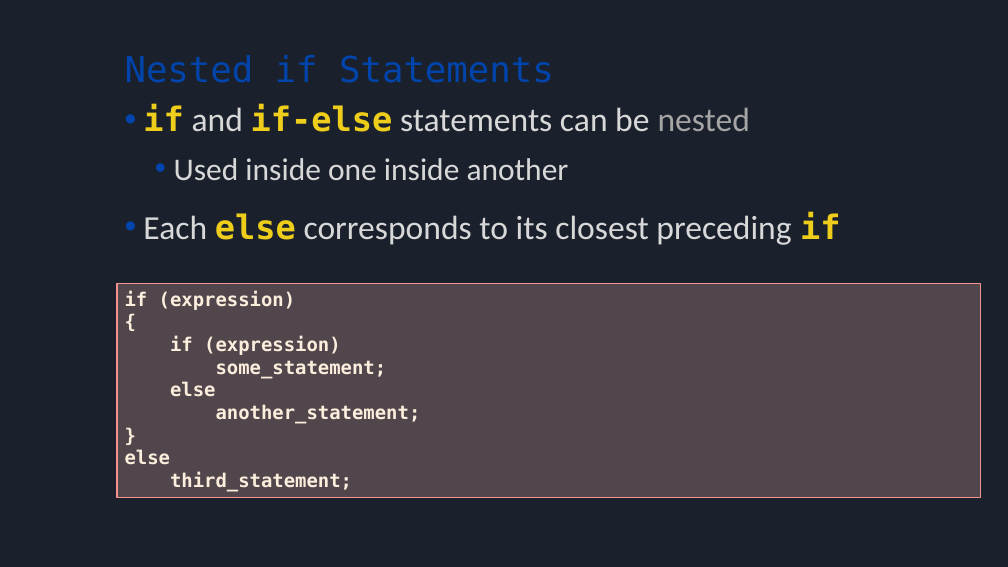
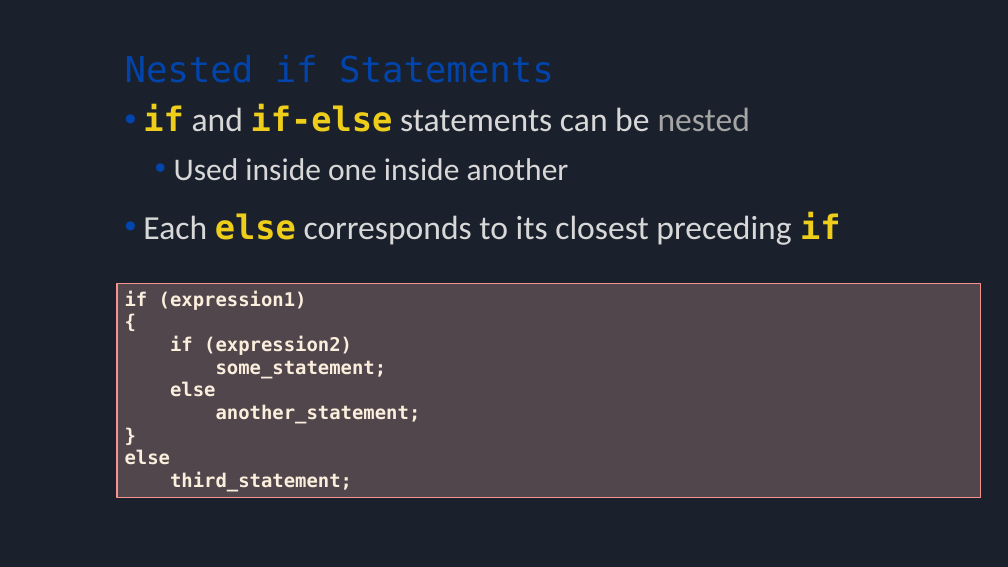
Before and after one commit to bulhard/Introduction-to-programming, a slide deck: slide 12 of Presentations/Lesson 03 Conditional statements.pptx. Drawn at 1008x567 pixels with LibreOffice and Linux fonts; fonts in the diff are those of the drawing. Boxes give left, top, right and bottom in pixels: in the first picture for what was removed or moved away, otherwise in the second. Text is boxed around its words. In the diff, an @@ line names an element or a change of style, - is before the commit and + after.

```diff
--- a/Presentations/Lesson 03 Conditional statements.pptx
+++ b/Presentations/Lesson 03 Conditional statements.pptx
@@ text in rectangle at box(125, 291, 307, 310): text changed @@
-if (expression)
+if (expression1)
@@ text in rectangle at box(170, 336, 352, 355): text changed @@
-if (expression)
+if (expression2)
```
Also in this commit, not shown: 3 other slides changed, 5 other files.
